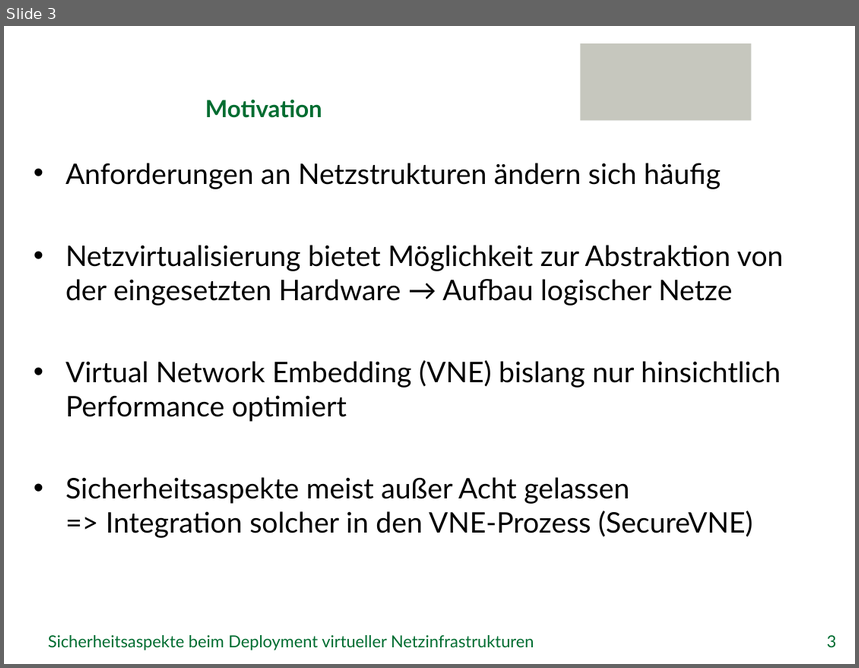
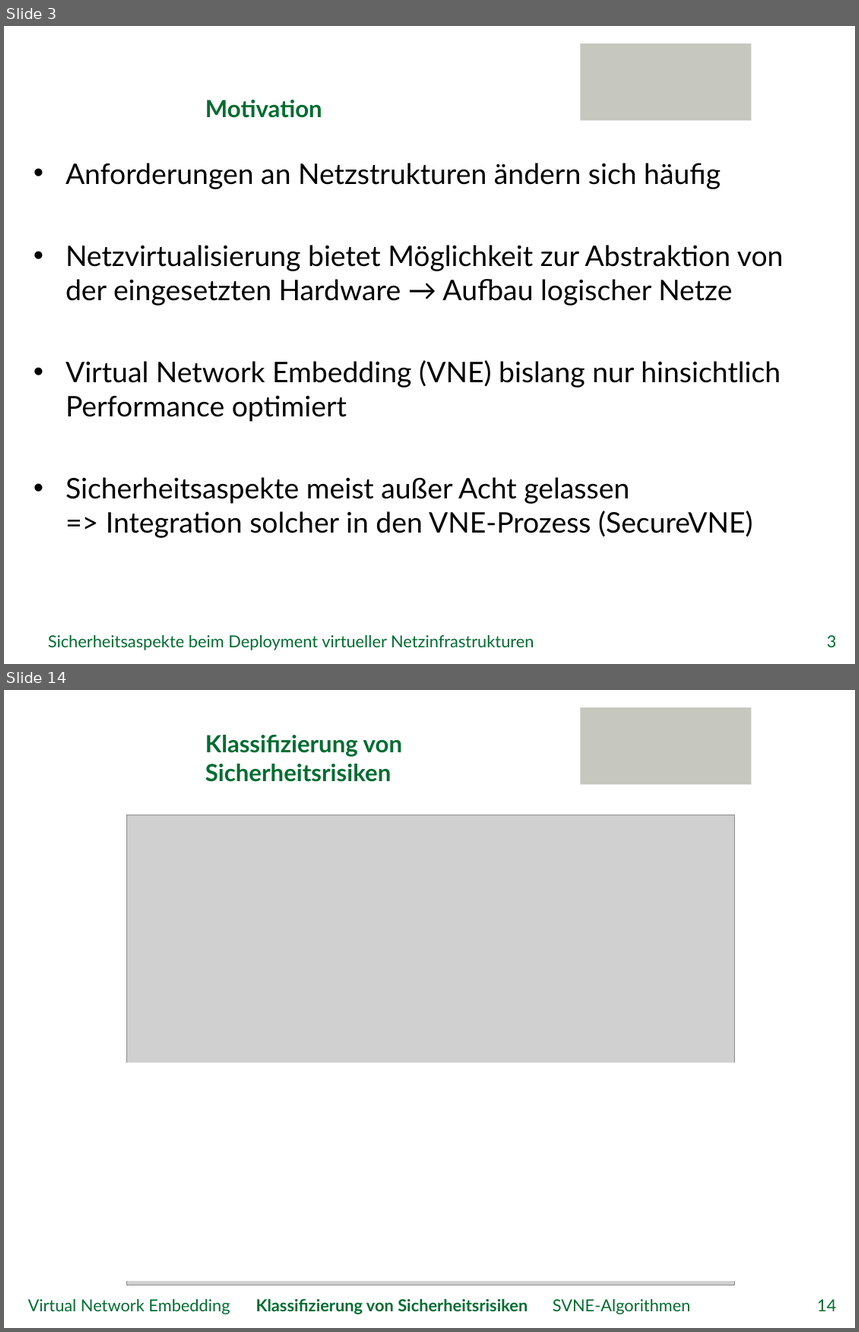
Before and after one commit to GeGroe/timvs, a slide deck: Referat/PowerPoint/TimvS_SVNE.pptx. Shown one above the other, each under a label of ours: slide 3 before the commit, slides 3 and 14 after it; the slides between them are not shown. The pictures are 859x668 and 859x1332 pixels, drawn with LibreOffice and Linux fonts; fonts in the diff are those of the drawing; grey boxes stand for pictures; background and template pictures are left out. Boxes give left, top, right and bottom in pixels: in the first picture for what was removed or moved away, otherwise in the second. Text is boxed around its words. In the diff, an @@ line names an element or a change of style, - is before the commit and + after.

```diff
--- a/Referat/PowerPoint/TimvS_SVNE.pptx
+++ b/Referat/PowerPoint/TimvS_SVNE.pptx
@@ slide 14 added at (4,690,855,1328), background picture (left out); not listed: 1 template element that a slide beside it also shows @@
@@ title added at (205,735,402,782), 20 pt, text #006C30, bold @@
+Klassifizierung von Sicherheitsrisiken
@@ picture added at (127,815,735,1286) @@
@@ rectangle added at (88,973,775,1281), fill #FFFFFF @@
@@ rectangle added at (88,1056,775,1281), fill #FFFFFF @@
@@ rectangle added at (88,1063,775,1281), fill #FFFFFF @@
@@ text added at (28,1299,691,1315), 14 pt, text #006C30 @@
+Virtual Network Embedding Klassifizierung von Sicherheitsrisiken SVNE-Algorithmen
@@ page number added at (817,1300,836,1312), 14 pt, text #006C30 @@
+14
```
Also in this commit, not shown: 25 slides changed, 5 other slides added, 2 slides removed, 4 other files.
